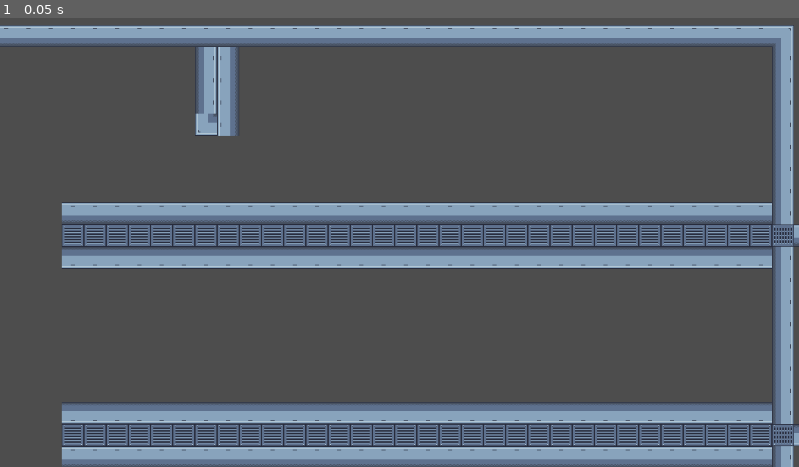
Above: before the commit, frame 1.
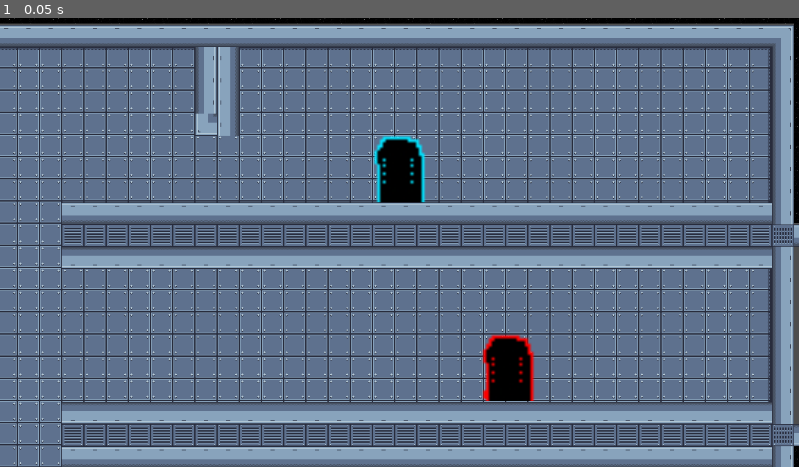
Above: after the commit, the same moment.

Repository: MissionToPsyche-Platinum/platinum_24q_web_game-csu
Game: Godot game, scene res://templvl.tscn
The game is run twice, just before and just after one commit, with the same random seed, the same clock (stepped at 60 frames per second) and the same inputs. This scene is started directly instead of the project's main scene.
Inputs:
- Up to frame 1 (0.05 s): no input

The runs differ from the first frame. In frame 1, 63% of the frame differs, in the area x 0-100%, y 0-100%.

Commit message:
Added stations to new level

Diff:
--- a/24q-web-game/templvl.tscn
+++ b/24q-web-game/templvl.tscn
@@ -1,7 +1,9 @@
-[gd_scene load_steps=17 format=4 uid="uid://cdubdsvvyov0d"]
+[gd_scene load_steps=19 format=4 uid="uid://cdubdsvvyov0d"]
 
 [ext_resource type="Texture2D" uid="uid://04gq00nj7p8g" path="res://Assets/TileSet_v1.0.png" id="1_hucw8"]
 [ext_resource type="Texture2D" uid="uid://j20n60544gsq" path="res://Assets/Stars-64x64.jpg" id="2_8t5en"]
+[ext_resource type="PackedScene" uid="uid://bcnowstwgupnn" path="res://Game State/Stations/Engine/station2.tscn" id="3_ldww2"]
+[ext_resource type="PackedScene" uid="uid://qky2vtg0rsmt" path="res://Game State/Stations/Controls/station1.tscn" id="4_yyd5p"]
 
 [sub_resource type="TileSetAtlasSource" id="TileSetAtlasSource_fx4di"]
 texture = ExtResource("1_hucw8")
@@ -629,7 +631,6 @@
 [node name="Interior" type="Node2D"]
 
 [node name="Back" type="TileMapLayer" parent="."]
-visible = false
 tile_map_data = PackedByteArray("AAABAAEAAAAAAAAAAAACAAEAAAABAAAAAAADAAEAAAABAAAAAAAEAAEAAAABAAAAAAAFAAEAAAABAAAAAAAGAA …(37392 unchanged characters)…
 tile_set = SubResource("TileSet_lpqwp")
 
@@ -678,3 +679,15 @@
 
 [node name="Camera2D" type="Camera2D" parent="."]
 position = Vector2(1703, 316)
+
+[node name="station2" parent="." instance=ExtResource("3_ldww2")]
+position = Vector2(515, 197)
+
+[node name="station3" parent="." instance=ExtResource("3_ldww2")]
+position = Vector2(1856, 482)
+
+[node name="station1" parent="." instance=ExtResource("4_yyd5p")]
+position = Vector2(1699, 195)
+
+[node name="station4" parent="." instance=ExtResource("4_yyd5p")]
+position = Vector2(73, 480)
